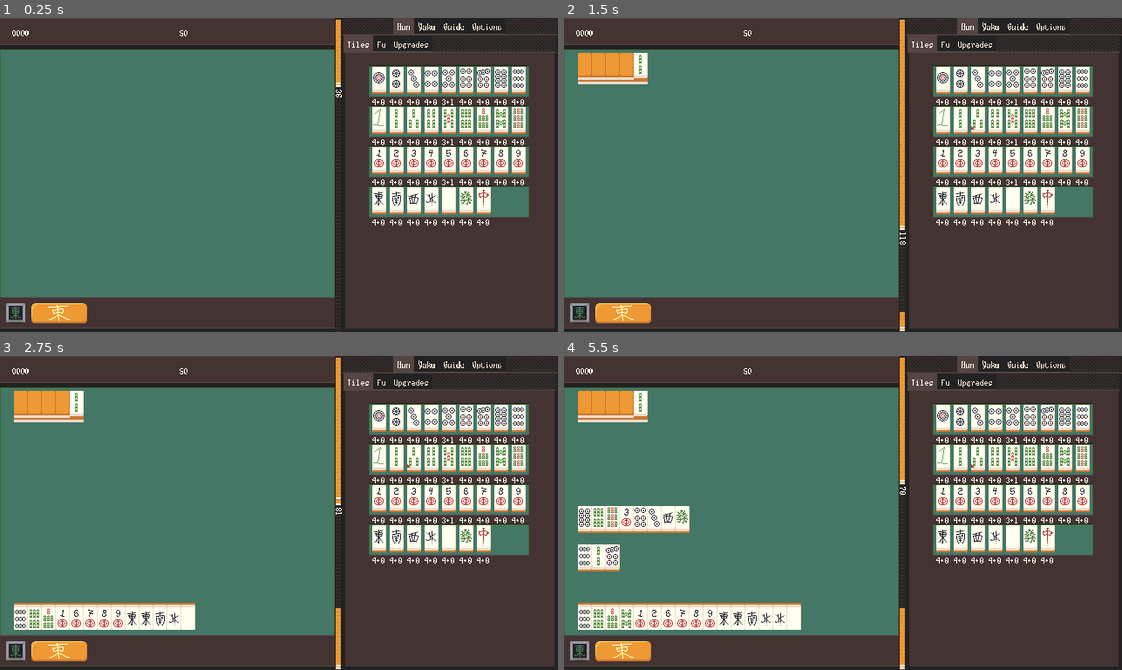
Above: before the commit, frames 1-4 (two rows, left to right).
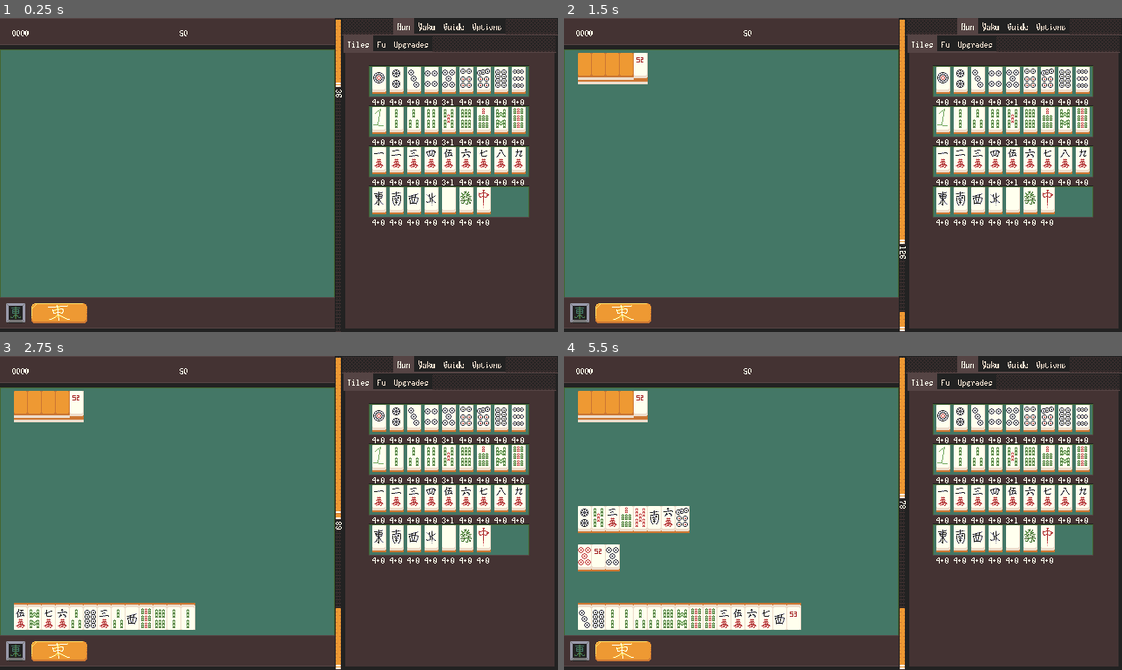
Above: after the commit, the same moments.

Repository: nanahyakuman/ultimahjong
Game: Godot game, scene res://root.tscn
Same seed, same stepped clock (60 frames per second), same inputs: the game is played once before the commit and once after it.
Inputs (mouse positions are in pixels of both pictures, inside the frame that each line leads up to):
- Up to frame 1 (0.25 s): no input
- Up to frame 2 (1.5 s): tap Enter at 0.5 s; drag from (943, 80) to (898, 105) at 0.52 s; drag from (586, 71) to (815, 237) at 1.27 s
- Up to frame 3 (2.75 s): tap Space at 2 s; move the mouse to (33, 409) at 2.02 s; click (33, 409) at 2.17 s
- Up to frame 4 (5.5 s): drag from (614, 409) to (675, 465) at 2.77 s; tap Enter at 3.5 s; drag from (625, 409) to (870, 513) at 3.52 s; drag from (642, 409) to (759, 434) at 4.27 s; move the mouse to (586, 406) at 5.02 s; click (586, 406) at 5.17 s

The runs differ from the first frame. In frame 1, 0.4% of the frame differs, in the area x 67-94%, y 41-48%; in frame 2, 0.5%; in frame 3, 1.2%; in frame 4, 2.2%, in the area x 2-94%, y 11-87%.

Commit message:
start flowers sync

Diff:
--- a/Grouping.gd
+++ b/Grouping.gd
@@ -2,8 +2,8 @@
 class_name Grouping
 
 # set covers both pon and kan, use `tiles.size()` to differentiate.
-enum {NONE, PAIR, SET, RUN}
-const TYPE_STRS = ["NONE","PAIR","SET","RUN"]
+enum {NONE, PAIR, SET, RUN, SPECIAL}
+const TYPE_STRS = ["NONE","PAIR","SET","RUN", "SPECIAL"]
 var type = NONE
 #  tiles MUST be sorted!!! as a result, a `RUN` with a 2s in `tiles[0]` is implicitly
 # a 234s
--- a/MTile.gd
+++ b/MTile.gd
@@ -1,6 +1,6 @@
 class_name MTile
 
-enum SUITS {NONE=0, MAN=4, PIN=1, SOU=2, SPECIAL=8}
+enum SUITS {NONE=0, MAN=4, PIN=1, SOU=2, SPECIAL=8, FLOWER=16}
 # specials are 1-indexed becuase so are the suits
 enum SPECIALS {NONE, EAST, SOUTH, WEST, NORTH, UP, HAKU, HATSU, CHUN, KIN}
 const DEF_SPECIALS = [SPECIALS.EAST, SPECIALS.SOUTH, SPECIALS.WEST, SPECIALS.NORTH, SPECIALS.HAKU, SPECIALS.HATSU, SPECIALS.CHUN]
@@ -31,7 +31,7 @@
 #  `chi_sets` returns neighbors and superneighbors in order, to make
 # it easy to check for chis.
 func get_adj_ids(s = suit, v = value, chi_sets = false):
-	if suit == SUITS.SPECIAL:
+	if suit == SUITS.SPECIAL or suit == SUITS.FLOWER:
 		return []
 	else:
 		if !chi_sets:
@@ -61,6 +61,8 @@
 				val += [SPECIALS.HAKU, SPECIALS.HATSU, SPECIALS.CHUN]
 			SPECIALS.UP:
 				val += [SPECIALS.UP]
+	elif suit == SUITS.FLOWER:
+		pass
 	else:
 		val.append((((value + 1) - 1) % 9) + 1)
 
--- a/MahjongManager.gd
+++ b/MahjongManager.gd
@@ -408,7 +408,7 @@
 
 	return bitmask
 
-# check if can tsumo, prompt if so
+# check if can tsumo agari, kan, flower, etc/
 func do_if_can_tsumo():
 	var full_hand = [tsumo]
 	full_hand.append_array(hand)
@@ -434,6 +434,9 @@
 			for i in 3:
 				firstthree.append(kantiles[i])
 			involved[CALL_BITMASK.CLOSED_KAN] = firstthree
+
+	#flowers:
+
 
 	if btm:
 		calls_manager.enable_calls(btm, involved)
--- a/ScoringInfo.gd
+++ b/ScoringInfo.gd
@@ -45,3 +45,8 @@
 	for f in fus:
 		ret += f.fu
 	return ret
+
+func get_total_points():
+	var points = int(get_total_fu() * pow(2.0, get_total_han() + 2.0))
+	points = ceili(points / 10.0) * 10
+	return points
--- a/TileCounter.gd
+++ b/TileCounter.gd
@@ -30,6 +30,9 @@
 
 	for i in MTile.DEF_SPECIALS:
 		tile_data.append(MTileData.new(MTile.SUITS.SPECIAL, i, 4, 0))
+
+	for i in 8:
+		tile_data.append(MTileData.new(MTile.SUITS.FLOWER, i, 1, 0))
 
 
 func get_all_tiles(only_unique = false):
--- a/TileGraphic.gd
+++ b/TileGraphic.gd
@@ -42,7 +42,7 @@
 	var x = (t.value-1) * tile_size.x
 	var y = roundi(log(t.suit)/log(2)) * tile_size.y
 	if tile.aka:
-		y += tile_size.y * 4
+		y += tile_size.y * 5
 
 	# this texture is only visible if you messed up somehow
 	if t.suit == MTile.SUITS.NONE or t.value == 0:
--- a/TileGraphic.tscn
+++ b/TileGraphic.tscn
@@ -3,7 +3,7 @@
 [ext_resource type="Script" path="res://TileGraphic.gd" id="1_w2ft1"]
 [ext_resource type="Texture2D" uid="uid://bf8b1q22m2w0s" path="res://image/tilesides.png" id="3_rn2kv"]
 [ext_resource type="Texture2D" uid="uid://baxb03osrtkhb" path="res://image/tile_highlight_b.png" id="4_2lunx"]
-[ext_resource type="Texture2D" uid="uid://jt1w7bq0ji8r" path="res://image/tile_numerals.png" id="4_vwd4i"]
+[ext_resource type="Texture2D" uid="uid://ccdv7r4ga7o3t" path="res://image/tiles.png" id="4_5jdkg"]
 [ext_resource type="Texture2D" uid="uid://3xyv2a3mk865" path="res://image/tile_highlight_r.png" id="5_b2fx8"]
 [ext_resource type="Texture2D" uid="uid://cq5xymufy75on" path="res://image/tilerear.png" id="5_xhwoj"]
 [ext_resource type="Texture2D" uid="uid://dajdvnl62pg7i" path="res://image/tile_dora.png" id="6_w2hg6"]
@@ -88,7 +88,7 @@
 
 [node name="Sprite2D" type="Sprite2D" parent="."]
 texture_repeat = 1
-texture = ExtResource("4_vwd4i")
+texture = ExtResource("4_5jdkg")
 centered = false
 region_enabled = true
 region_rect = Rect2(80, 64, 16, 32)
--- a/root.gd
+++ b/root.gd
@@ -28,8 +28,7 @@
 	var fu = scoring_info.get_total_fu()
 	var han = scoring_info.get_total_han()
 
-	var points = int(fu * pow(2.0, han + 2.0))
-	points = ceili(points / 10.0) * 10
+	var points = scoring_info.get_total_points()
 	points *= multiplier
 
 	# 0 points for exhaustive
--- a/yaku/YakuChecker.gd
+++ b/yaku/YakuChecker.gd
@@ -4,113 +4,124 @@
 @onready var ALL_YAKU = $"../YakuFu"
 
 
-# hand should be sorted by MTile id.
+# hand should be sorted by MTile id. this is slow
 func hand_get_han(hand: Array, already_opened_groupings: Array, is_tsumo: bool, doras = [], do_fu = false, riichi = false) -> ScoringInfo:
 	var is_open = already_opened_groupings.size() > 0
 
-	var scoring_info = ScoringInfo.new()
 
 	var remaining_hand = hand.duplicate()
-	var groupings = get_maximal_groupings(remaining_hand)
-	groupings.append_array(already_opened_groupings)
-
-
-	if groupings_meet_basic_reqs(groupings):
-#		for g in groupings:
-#			g.print_self()
-#		print()
-
-		# riichi
-		if riichi:
-			scoring_info.hans.append(ALL_YAKU.YAKUS["Riichi"])
-
-		# check half and full flushes.
-		var suit = 0
-		var suit_it = 0
-		# weird iterator finds the first suit if we have one
-		while groupings[suit_it].tiles[0].suit == MTile.SUITS.SPECIAL:
-			suit_it += 1
-			if suit_it >= groupings.size()-1:
-				suit = MTile.SUITS.SPECIAL
-				break
-
-		suit = groupings[suit_it].tiles[0].suit
-
-		if suit != MTile.SUITS.SPECIAL: #different yaku
-			var is_full = true
-			var is_half = true
+	var groupingss = [get_maximal_groupings(remaining_hand,false),get_maximal_groupings(remaining_hand,true)]
+
+	var max = null
+
+	for groupings in groupingss:
+		groupings.append_array(already_opened_groupings)
+
+		var scoring_info = ScoringInfo.new()
+
+		if groupings_meet_basic_reqs(groupings):
+	#		for g in groupings:
+	#			g.print_self()
+	#		print()
+
+			# riichi
+			if riichi:
+				scoring_info.hans.append(ALL_YAKU.YAKUS["Riichi"])
+
+			# check half and full flushes.
+			var suit = 0
+			var suit_it = 0
+			# weird iterator finds the first suit if we have one
+			while groupings[suit_it].tiles[0].suit == MTile.SUITS.SPECIAL:
+				suit_it += 1
+				if suit_it >= groupings.size()-1:
+					suit = MTile.SUITS.SPECIAL
+					break
+
+			suit = groupings[suit_it].tiles[0].suit
+
+			if suit != MTile.SUITS.SPECIAL: #different yaku
+				var is_full = true
+				var is_half = true
+				for g in groupings:
+					for t in g.tiles:
+						if t.suit == suit:
+							continue
+						if t.suit == MTile.SUITS.SPECIAL:
+							is_full = false
+							continue
+						is_half = false
+						is_full = false
+
+				if is_full:
+					scoring_info.hans.append(ALL_YAKU.YAKUS[("" if not is_open else "Open ") + "Chin'itsu"])
+				elif is_half:
+					scoring_info.hans.append(ALL_YAKU.YAKUS[("" if not is_open else "Open ") + "Hon'itsu"])
+
+			# menzentsumo
+			if !is_open and is_tsumo:
+				scoring_info.hans.append(ALL_YAKU.YAKUS["Menzentsumo"])
+
+			# pinfu. doesnt account for ryanmen wait rn.
+	#		if !is_open:
+	#			var pinfu = true
+	#			for g in groupings:
+	#				if g.type == SET:
+	#					pinfu = false
+	#				if g.type == PAIR and g.tiles[0].SUIT == MTile.SUITS.SPECIAL:
+	#					pinfu = false
+	#			if pinfu:
+	#				han += 1
+
+			# yakuhaki
 			for g in groupings:
-				for t in g.tiles:
-					if t.suit == suit:
-						continue
-					if t.suit == MTile.SUITS.SPECIAL:
-						is_full = false
-						continue
-					is_half = false
-					is_full = false
-
-			if is_full:
-				scoring_info.hans.append(ALL_YAKU.YAKUS[("" if not is_open else "Open ") + "Chin'itsu"])
-			elif is_half:
-				scoring_info.hans.append(ALL_YAKU.YAKUS[("" if not is_open else "Open ") + "Hon'itsu"])
-
-		# menzentsumo
-		if !is_open and is_tsumo:
-			scoring_info.hans.append(ALL_YAKU.YAKUS["Menzentsumo"])
-
-		# pinfu. doesnt account for ryanmen wait rn.
-#		if !is_open:
-#			var pinfu = true
-#			for g in groupings:
-#				if g.type == SET:
-#					pinfu = false
-#				if g.type == PAIR and g.tiles[0].SUIT == MTile.SUITS.SPECIAL:
-#					pinfu = false
-#			if pinfu:
-#				han += 1
-
-		# yakuhaki
-		for g in groupings:
-			if g.type == Grouping.SET:
-				if g.tiles[0].suit == MTile.SUITS.SPECIAL:
-					for i in get_yakuhai_vals().count(g.tiles[0].value):
-						scoring_info.hans.append(ALL_YAKU.YAKUS["Yakuhai"])
-
-		# tanyao
-		if !is_open:
-			var tanyao = true
+				var ykvals = get_yakuhai_vals()
+				if g.type == Grouping.SET:
+					if g.tiles[0].suit == MTile.SUITS.SPECIAL:
+						if ykvals.has(g.tiles[0].value):
+							scoring_info.hans.append(ALL_YAKU.YAKUS["Yakuhai"])
+
+			# tanyao
+			if !is_open:
+				var tanyao = true
+				for g in groupings:
+					for t in g.tiles:
+						if t.suit == MTile.SUITS.SPECIAL or t.value == 1 or t.value == 9:
+							tanyao = false
+				if tanyao:
+					scoring_info.hans.append(ALL_YAKU.YAKUS["Tan'yao"])
+
+			# toitoi
+			var sets = 0
 			for g in groupings:
-				for t in g.tiles:
-					if t.suit == MTile.SUITS.SPECIAL or t.value == 1 or t.value == 9:
-						tanyao = false
-			if tanyao:
-				scoring_info.hans.append(ALL_YAKU.YAKUS["Tan'yao"])
-
-		# toitoi
-		var sets = 0
-		for g in groupings:
-			if g.type == Grouping.SET:
-				sets += 1
-		if sets >= 4:
-			scoring_info.hans.append(ALL_YAKU.YAKUS["Toitoi"])
-
-		# iipeikou
-		if !is_open:
-			for i in groupings.size():
-				for j in range(i+1, groupings.size()):
-					var g = groupings[i]
-					var g2 = groupings[j]
-
-					if g.type == Grouping.RUN and g2.type == Grouping.RUN:
-						if g.tiles[0].get_id() == g2.tiles[0].get_id():
-							scoring_info.hans.append(ALL_YAKU.YAKUS["Iipeikou"])
-
-
-	if do_fu:
-		scoring_info.fus = get_fu(groupings, doras)
-
-	return scoring_info
-
+				if g.type == Grouping.SET:
+					sets += 1
+			if sets >= 4:
+				scoring_info.hans.append(ALL_YAKU.YAKUS["Toitoi"])
+
+			# iipeikou
+			if !is_open:
+				for i in groupings.size():
+					for j in range(i+1, groupings.size()):
+						var g = groupings[i]
+						var g2 = groupings[j]
+
+						if g.type == Grouping.RUN and g2.type == Grouping.RUN:
+							if g.tiles[0].get_id() == g2.tiles[0].get_id():
+								scoring_info.hans.append(ALL_YAKU.YAKUS["Iipeikou"])
+
+		if do_fu:
+			scoring_info.fus = get_fu(groupings, doras)
+
+		if !max:
+			max = scoring_info
+		else:
+			if scoring_info.get_total_points() > max.get_total_points():
+				max = scoring_info
+
+	return max
+
+# does not check chitoitsu
 func hand_meets_basic_reqs(hand: Array) -> bool:
 	var groupings = get_maximal_groupings(hand)
 	return groupings_meet_basic_reqs(groupings)
@@ -128,24 +139,31 @@
 
 
 
-#  this is at least 3x slower than it could theoretically be but it should
-# cover all possible arrangements. a better implementation would pregenerate
-# all sets and pairs and check for their maximal set instead of starting
-# over for every tile
-func get_maximal_groupings(remaining_hand: Array) -> Array: #return array of `Grouping`s
+#  lil slow ngl
+func get_maximal_groupings(remaining_hand: Array, prioritize_runs_not_sets: bool = false) -> Array: #return array of `Grouping`s
 	var maximal_groupings = []
 
 	if remaining_hand.size() == 2:
 		if remaining_hand[0].get_id() == remaining_hand[1].get_id():
 			return [Grouping.new(Grouping.PAIR, remaining_hand)]
 
+	var tested_ids = []
+
 	for t in remaining_hand:
+		#  dont retest tiles that are already managed. this should be fine
+		# becuase we recurse, "clearing" the array every iteration.
+		if tested_ids.has(t.get_id()):
+			continue
+		tested_ids.append(t.get_id())
+
 		for type_index in 2:
 			var group
-			if type_index == 0:
+			#  ugly but should solve issues where we need to check for both runs and sets.
+			# prioritize runs otherwise
+			if type_index + int(prioritize_runs_not_sets) % 2 != 0:
+				group = is_of_set(t, remaining_hand)
+			else:
 				group = is_of_run(t, remaining_hand)
-			else:
-				group = is_of_set(t, remaining_hand)
 			if group:
 				var theoretically_mananged_tiles = remaining_hand.duplicate()
 				for tg in group:
@@ -187,7 +205,8 @@
 		return [tile, has_next, has_nexter]
 	return null
 
-#  "size" allows this function to detect atama and kan.
+#  "size" allows this function to detect atama and kan. note this checks PRECISE
+# size, so 333m is NOT atama!
 func is_of_set(tile: MTile, hand:Array, size: int = 3):
 	var id = tile.get_id()
 
@@ -198,7 +217,9 @@
 			count += 1
 			tiles_in_set.append(t)
 
-	return tiles_in_set.resize(size) if count >= size else null
+	#  do not `.resize()` `tiles_in_set` to `size`!!!! i know you want to but it
+	# breaks things!!!!
+	return tiles_in_set if count >= size else null
 
 
 
Binary file changed: image/tiles.png
Not shown, changed: todo.txt
